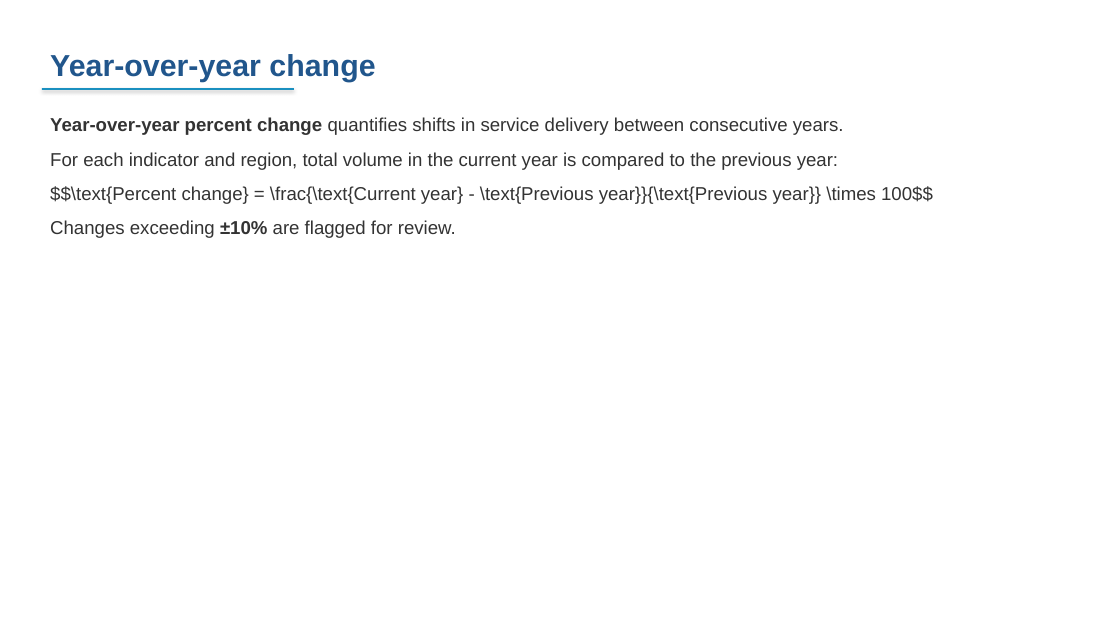
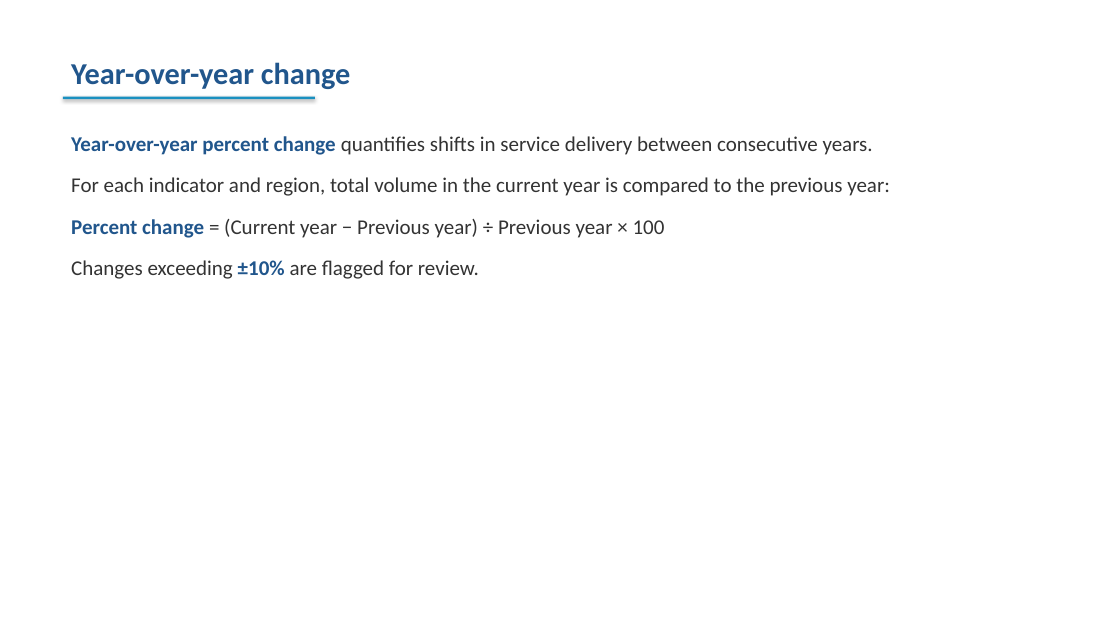
Before and after one commit to FASTR-Analytics/fastr-resource-hub, a slide deck: slide 74 of outputs/2026-zambia_deck.pptx (slide 58 before the commit). Drawn at 1120x630 pixels with LibreOffice and Linux fonts; fonts in the diff are those of the drawing. Boxes give left, top, right and bottom in pixels: in the first picture for what was removed or moved away, otherwise in the second. Text is boxed around its words. In the diff, an @@ line names an element or a change of style, - is before the commit and + after.

```diff
--- a/outputs/2026-zambia_deck.pptx
+++ b/outputs/2026-zambia_deck.pptx
@@ text "Year-over-year change": place and size @@
-text "Year-over-year change" at (50,54,375,82)
+text "Year-over-year change" at (71,62,350,89)
@@ text "Year-over-year change" at (71,62,350,89): font Arial to Calibri @@
@@ rectangle: place and size @@
-rectangle at (42,88,294,90)
+rectangle at (63,97,315,99)
@@ text "Year-over-year percent change quantifies shifts ...": place and size @@
-text "Year-over-year percent change quantifies shifts ..." at (50,117,933,238)
+text "Year-over-year percent change quantifies shifts ..." at (71,136,890,279)
@@ text at (71,136,890,279): size 16 to 18 pt, font Arial to Calibri in "Year-over-year percent change quantifies shifts in service ...", "For each indicator and region, total volume ...", "Changes exceeding ±10% are flagged for review."; text colour #333333 to #21568C in "Year-over-year percent change", "±10%"; more space between paragraphs @@
@@ text at (71,219,665,238): text changed; size 16 to 18 pt; font Arial to Calibri @@
-$$\text{Percent change} = \frac{\text{Current year} - \text{Previous year}}{\text{Previous year}} \times 100$$
+Percent change = (Current year − Previous year) ÷ Previous year × 100
```
Also in this commit, not shown: 94 other slides changed, 34 slides added, 19 slides removed, 47 other files.
